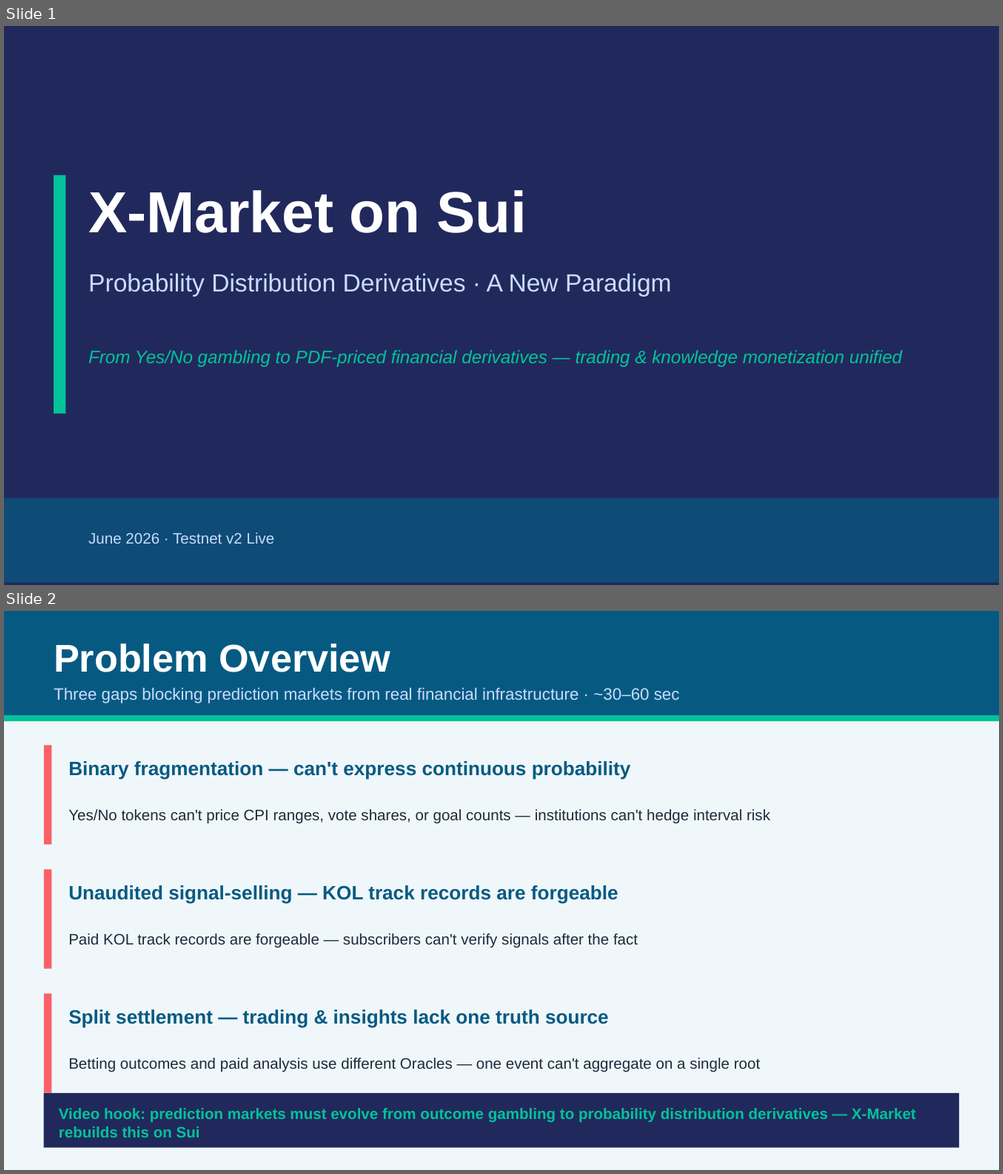
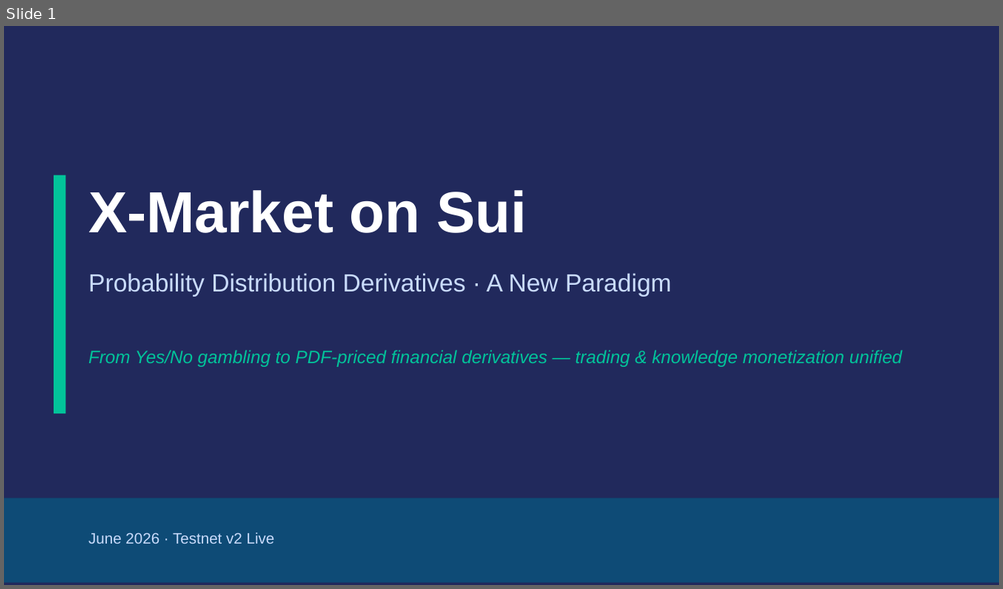
Before and after one commit to bamaao/x-market, a slide deck: docs/presentations/X-Market-Sui-Overview.en.pptx. Shown one above the other, each under a label of ours: slides 1 and 2 before the commit, slide 1 after it. The pictures are 1003x1174 and 1003x589 pixels, drawn with LibreOffice and Linux fonts; fonts in the diff are those of the drawing. Boxes give left, top, right and bottom in pixels: in the first picture for what was removed or moved away, otherwise in the second. Text is boxed around its words. In the diff, an @@ line names an element or a change of style, - is before the commit and + after.

```diff
--- a/docs/presentations/X-Market-Sui-Overview.en.pptx
+++ b/docs/presentations/X-Market-Sui-Overview.en.pptx
@@ slide 2 removed at (4, 611, 999, 1170), background #F0F7FA @@
@@ rectangle removed at (4, 611, 999, 715) @@
@@ text removed at (54, 644, 390, 672) @@
-Problem Overview
@@ text removed at (54, 687, 680, 703) @@
-Three gaps blocking prediction markets from real financial infrastructure · ~30–60 sec
@@ rectangle removed at (4, 715, 999, 721) @@
@@ rectangle removed at (44, 745, 52, 845) @@
@@ text removed at (68, 761, 631, 779) @@
-Binary fragmentation — can't express continuous probability
@@ text removed at (68, 809, 770, 823) @@
-Yes/No tokens can't price CPI ranges, vote shares, or goal counts — institutions can't hedge interval risk
@@ rectangle removed at (44, 869, 52, 969) @@
@@ text removed at (68, 886, 618, 903) @@
-Unaudited signal-selling — KOL track records are forgeable
@@ text removed at (68, 934, 637, 948) @@
-Paid KOL track records are forgeable — subscribers can't verify signals after the fact
@@ rectangle removed at (44, 994, 52, 1093) @@
@@ text removed at (68, 1010, 609, 1028) @@
-Split settlement — trading & insights lack one truth source
@@ text removed at (68, 1058, 760, 1072) @@
-Betting outcomes and paid analysis use different Oracles — one event can't aggregate on a single root
@@ rectangle removed at (44, 1093, 959, 1148) @@
@@ text removed at (59, 1108, 916, 1138) @@
-Video hook: prediction markets must evolve from outcome gambling to probability distribution derivatives — X-Market rebuilds this on Sui
```
Also in this commit, not shown: 8 slides changed, 1 other slide removed, 2 other files.
